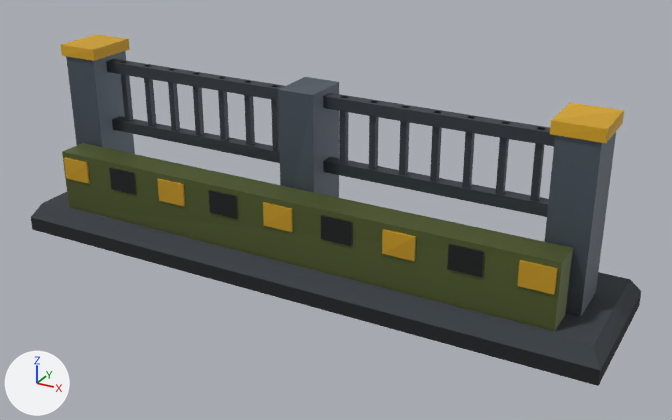
The glTF model public/assets/terrain/outpost-gate-fence.glb, before and after one commit.
Rendered twice from a 50 mm camera at (3.46, -5.87, 3.47) aimed at (0.23, 0.0, 0.54). Arrows for +X, +Y and +Z are at lower left; the lights stay in place. The first picture is the older version. Vertices at exactly the same position are counted once.

Script lines for the objects in view, before the commit:
```python
me_mesh_0 = bpy.data.meshes.new('Mesh_0')
me_mesh_0.from_pydata(...)  # 280 vertices, 420 faces; spans x -2.5..2.5, y -0.6..0.6, z 0.0..1.6
# faces by material slot: [24, 264, 132]
me_mesh_0.materials.append(mat_main)
me_mesh_0.materials.append(mat_metal)
me_mesh_0.materials.append(mat_hazard)
ob_mesh_0 = bpy.data.objects.new('Mesh_0', me_mesh_0)
ob_mesh_0.location = (0.0, 0.0, 0.0)
```
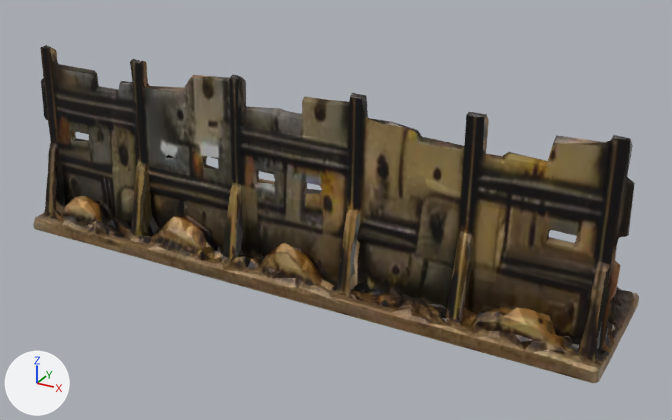
Scene script edits in JSON lines:
```json
{"op": "add", "block": "img_image_0", "code": ["img_image_0 = load_image('Image_0', '_unpacked/Image_0', 1024, 1024, 'sRGB')"]}
{"op": "add", "block": "mat_material_0", "code": ["mat_material_0 = principled_material('Material_0')", "mat_material_0.texture = img_image_0", "mat_material_0.metallic = 0.3", "mat_material_0.roughness = 0.45"]}
{"block": "me_mesh_0", "where": "# used by ob_mesh_0; location = (0.0, 0.0, 0.0)"}
{"op": "remove", "block": "me_mesh_0", "code": "me_mesh_0.from_pydata(...)  # 280 vertices, 420 faces; spans x -2.5..2.5, y -0.6..0.6, z 0.0..1.6"}
{"op": "remove", "block": "me_mesh_0", "code": "me_mesh_0.materials.append(mat_main)"}
{"op": "remove", "block": "me_mesh_0", "code": "me_mesh_0.materials.append(mat_metal)"}
{"op": "remove", "block": "me_mesh_0", "code": "me_mesh_0.materials.append(mat_hazard)"}
{"op": "add", "block": "me_mesh_0", "code": "me_mesh_0.from_pydata(...)  # 2978 vertices, 6000 faces; spans x -1.0..1.0, y -0.24..0.24, z -0.32..0.32"}
{"block": "me_mesh_0", "change": "me_mesh_0 part 1: 31 loose pieces with 248 vertices, spanning x -2.28..2.28, y -0.49..0.22, z 0.24..1.6, are deleted"}
{"block": "me_mesh_0", "change": "me_mesh_0 part 2: 8 vertices removed from x -0.15..0.15, y -0.2..0.2, z 0.24..1.51; 2978 vertices added at x -1.0..1.0, y -0.24..0.24, z -0.32..0.32"}
{"block": "me_mesh_0", "change": "me_mesh_0 part 3: 24 vertices removed from x -2.5..2.5, y -0.6..0.6, z 0.0..0.75"}
{"op": "add", "block": "me_mesh_0", "code": "me_mesh_0.materials.append(mat_material_0)  # picture img_image_0"}
{"op": "set", "path": "ob_mesh_0.location", "old": "(0.0, 0.0, 0.0)", "new": "(0.0, 0.0, 0.8)"}
{"op": "set", "path": "ob_mesh_0.scale", "old": "(1.0, 1.0, 1.0)", "new": "(2.5, 2.5, 2.5)"}
```

Pixel boxes (x1, y1, x2, y2) of what changed, in the pictures (672 x 420 px):
```json
{"object": "Mesh_0", "change": "reshaped, moved, rescaled", "before": [31, 34, 641, 386], "after": [33, 45, 639, 383]}
{"part": 1, "of": "me_mesh_0", "change": "deleted", "before": [61, 34, 624, 317]}
{"part": 2, "of": "me_mesh_0", "change": "reshaped", "before": [278, 77, 339, 198], "after": [33, 45, 639, 383]}
{"part": 3, "of": "me_mesh_0", "change": "deleted", "before": [31, 143, 641, 386]}
```
